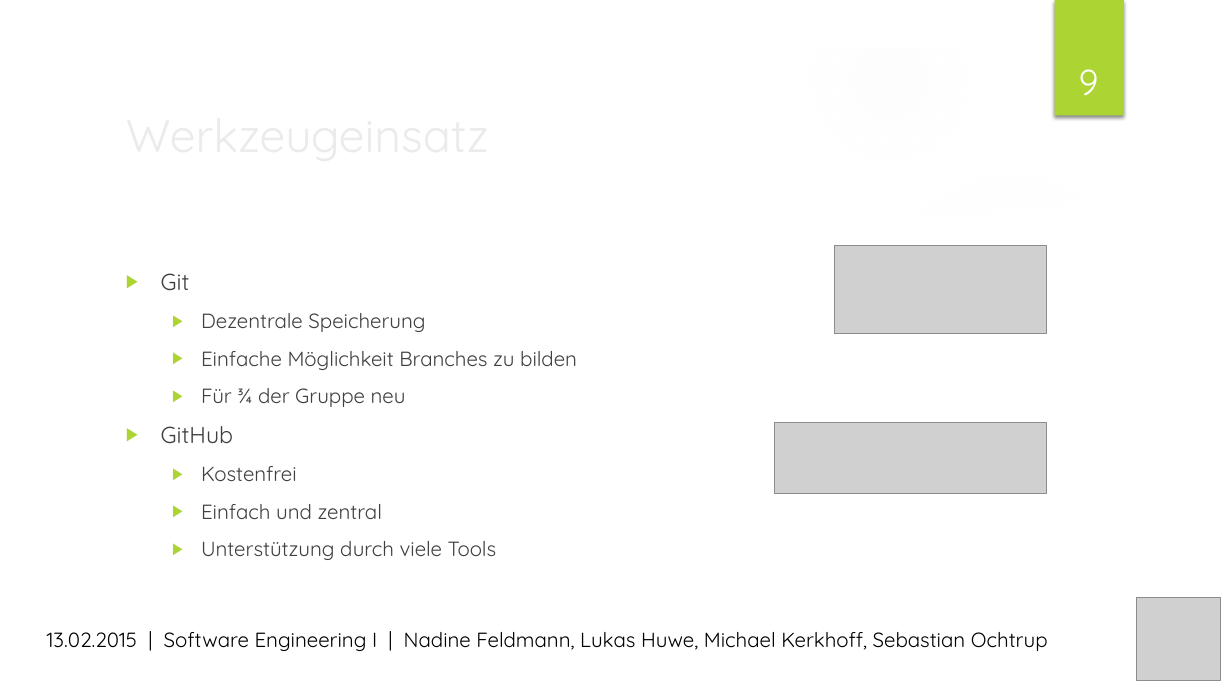
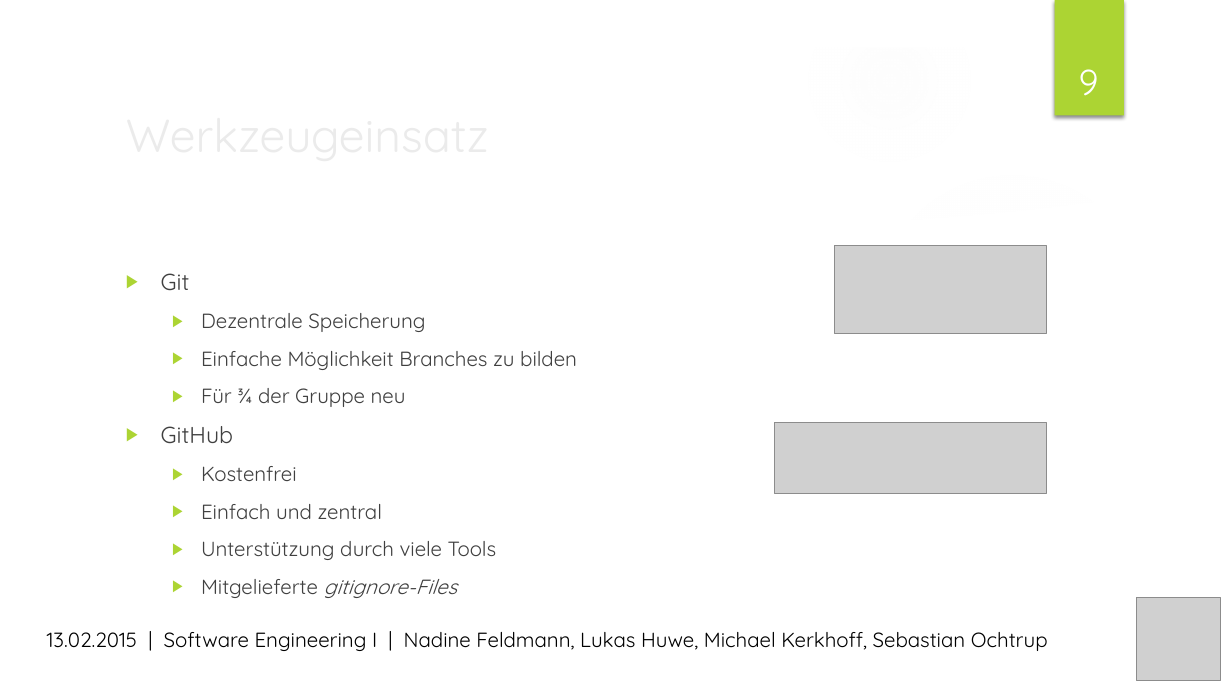
Before and after one commit to MrXXX92/pwsafe, a slide deck: slide 9 of Dokumentation/PWSafe Präsentation.pptx. Drawn at 1232x693 pixels with LibreOffice and Linux fonts; fonts in the diff are those of the drawing; grey boxes stand for pictures; background and template pictures are left out. Boxes give left, top, right and bottom in pixels: in the first picture for what was removed or moved away, otherwise in the second. Text is boxed around its words. In the diff, an @@ line names an element or a change of style, - is before the commit and + after.

```diff
--- a/Dokumentation/PWSafe Präsentation.pptx
+++ b/Dokumentation/PWSafe Präsentation.pptx
@@ text at box(201, 579, 457, 598): paragraph added @@
+  ▶ Mitgelieferte gitignore-Files
```
Also in this commit, not shown: 12 other slides changed, 7 slides removed.
